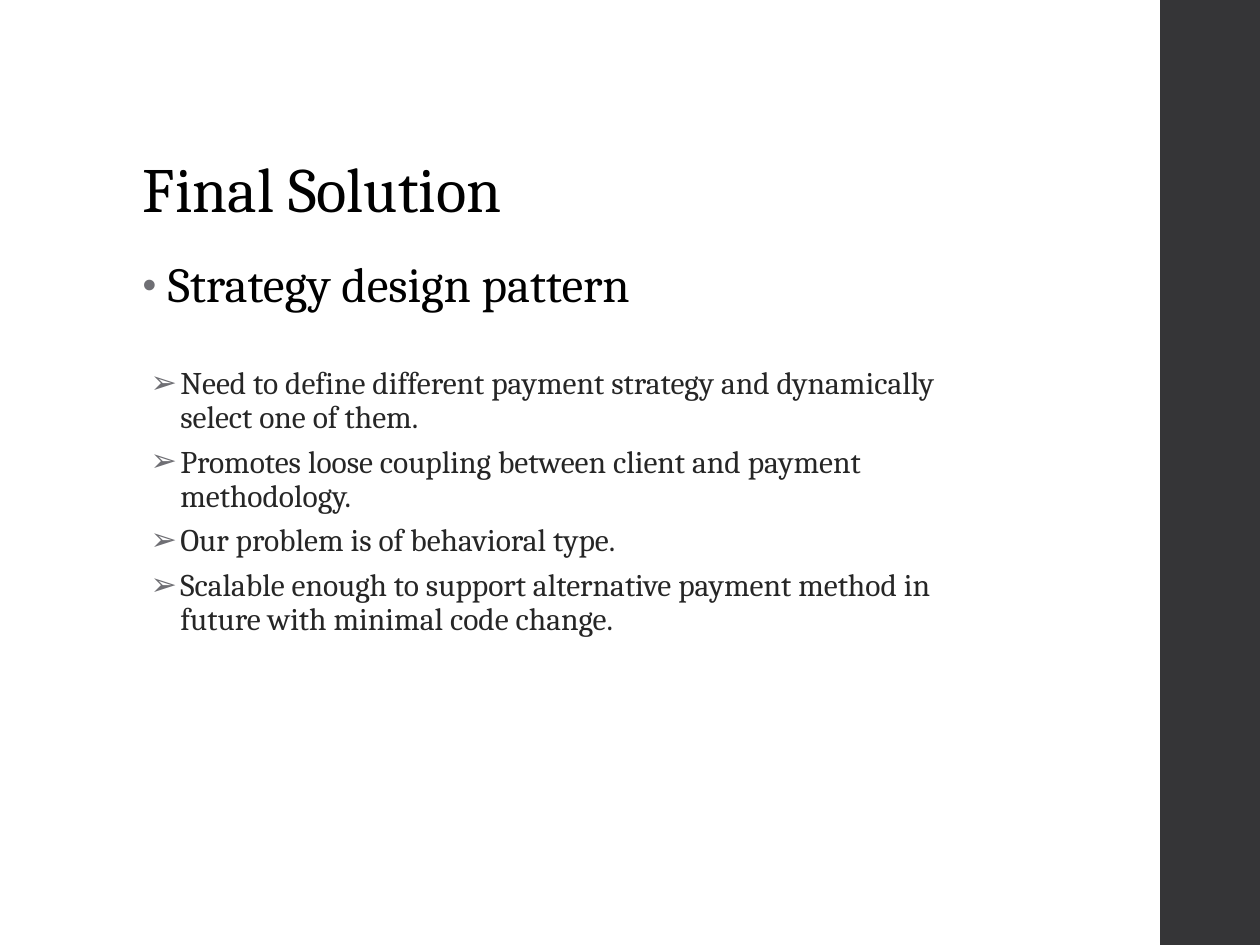
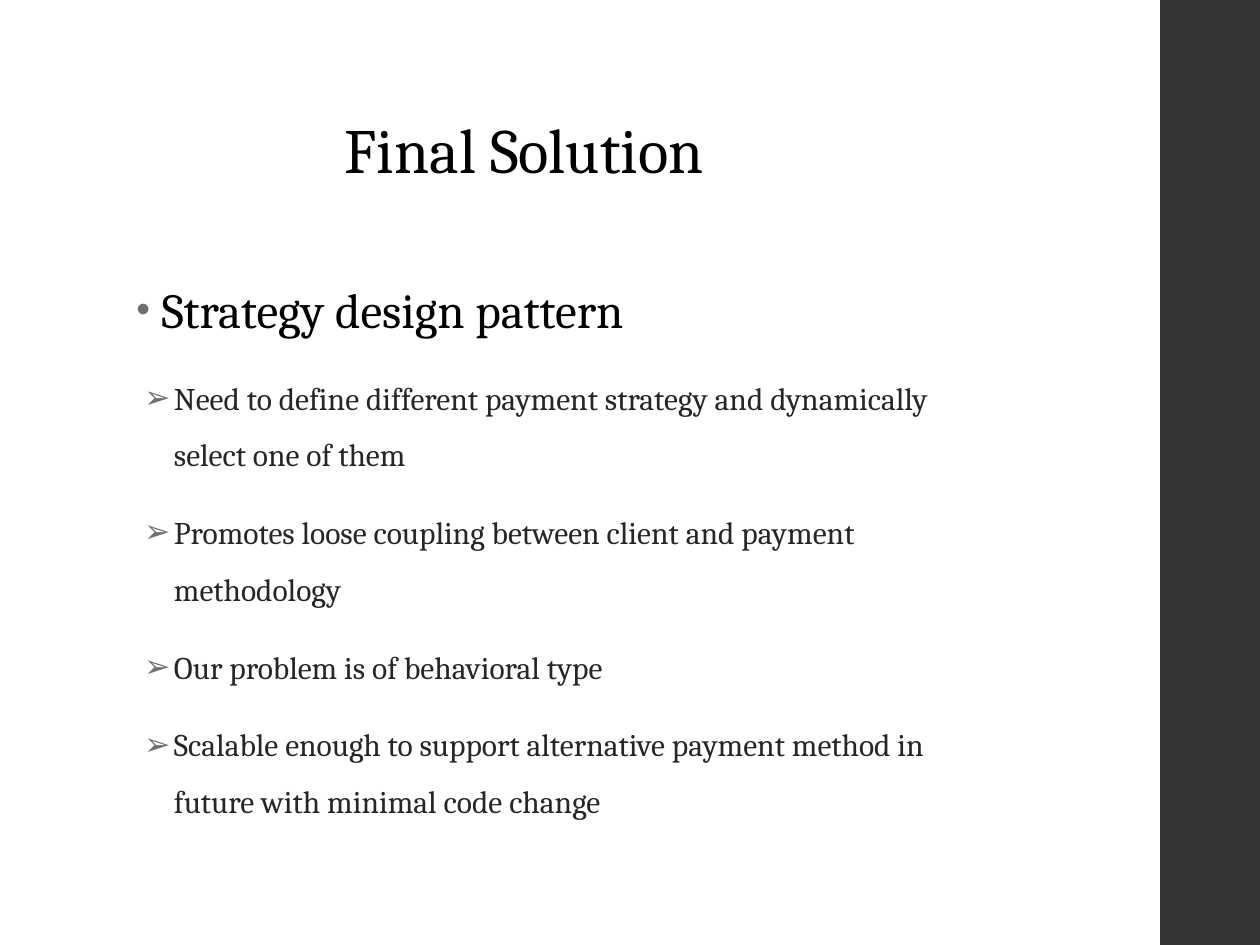
Before and after one commit to chenghao1983/VMCS_CA_PT4, a slide deck: slide 7 of PT4- Presentation - 01-09-2016.ppt. Drawn at 1260x945 pixels with LibreOffice and Linux fonts; fonts in the diff are those of the drawing. Boxes give left, top, right and bottom in pixels: in the first picture for what was removed or moved away, otherwise in the second. Text is boxed around its words. In the diff, an @@ line names an element or a change of style, - is before the commit and + after.

Commit message:
- updated layout

```diff
--- a/PT4- Presentation - 01-09-2016.ppt
+++ b/PT4- Presentation - 01-09-2016.ppt
@@ title "Final Solution": place and size @@
-title "Final Solution" at (143,168,502,213)
+title "Final Solution" at (345,129,704,174)
@@ text "Strategy design pattern": place and size @@
-text "Strategy design pattern" at (168,268,934,637)
+text "Strategy design pattern" at (162,294,927,820)
@@ text at (162,294,623,339): line spacing 0.95 to 1.5; less space between paragraphs @@
@@ text at (174,387,927,820): text changed @@
-  ➢ Need to define different payment strategy and dynamically select one of them.
-  ➢ Promotes loose coupling between client and payment methodology.
-  ➢ Our problem is of behavioral type.
-  ➢ Scalable enough to support alternative payment method in future with minimal code change.
+  ➢ Need to define different payment strategy and dynamically select one of them
+  ➢ Promotes loose coupling between client and payment methodology
+  ➢ Our problem is of behavioral type
+  ➢ Scalable enough to support alternative payment method in future with minimal code change
```
Also in this commit, not shown: 9 other slides changed, 1 slide added, 1 slide removed.
